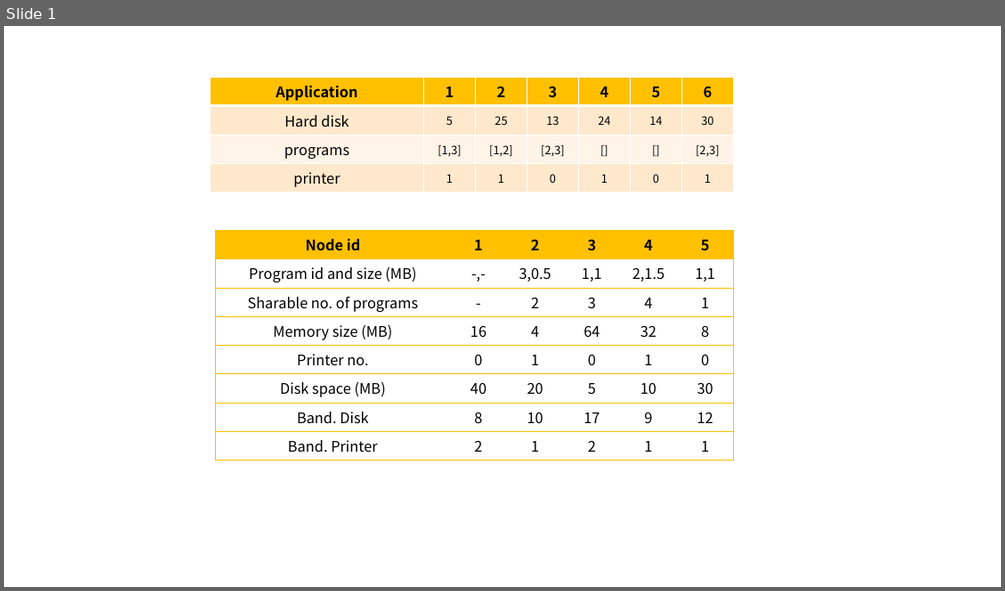
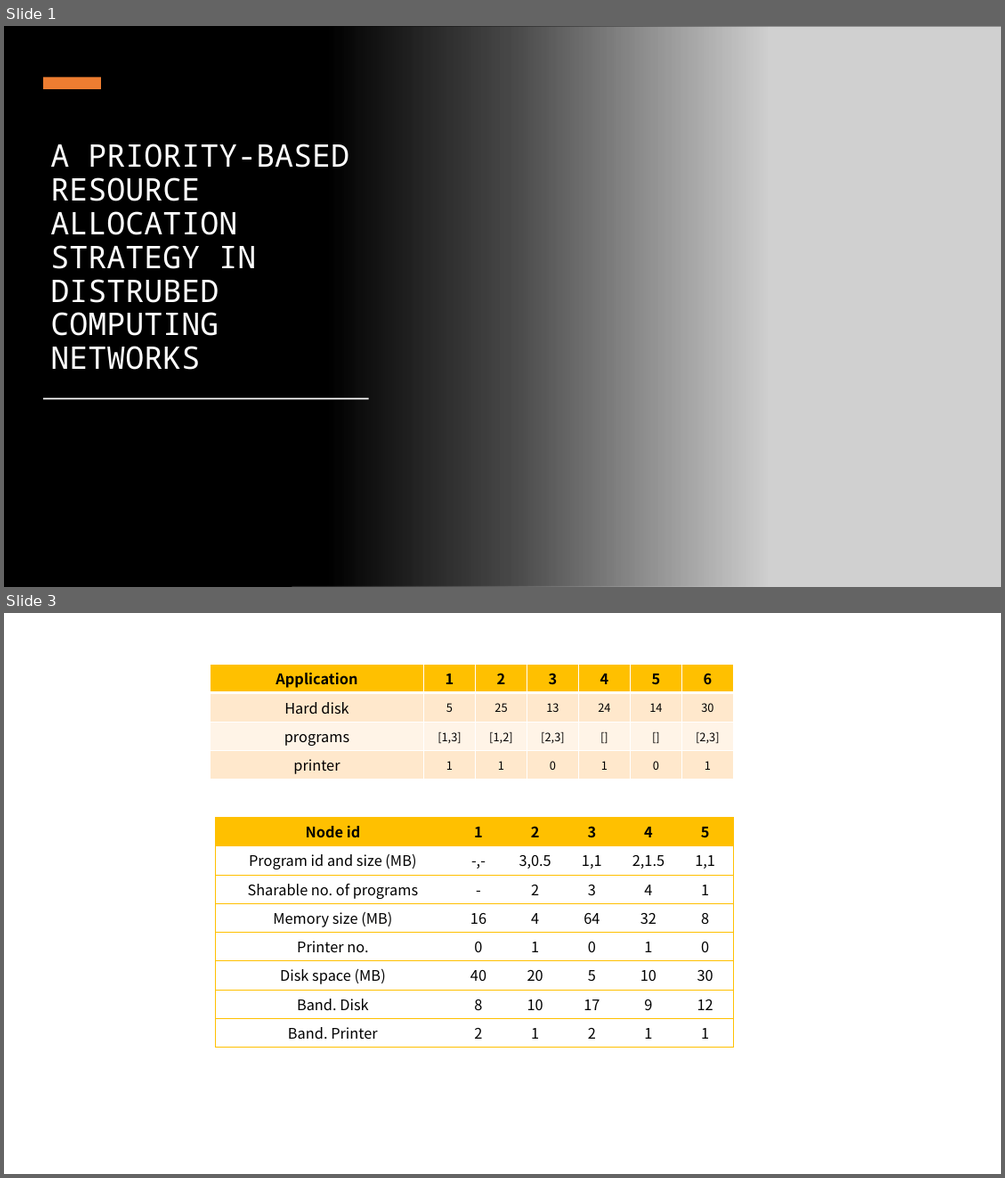
Before and after one commit to revhea2/priority-based-resource-allocation, a slide deck: final_presentation.pptx. Shown one above the other, each under a label of ours: slide 1 before the commit, slides 1 and 3 after it; the slides between them are not shown. The pictures are 1005x591 and 1005x1178 pixels, drawn with LibreOffice and Linux fonts; fonts in the diff are those of the drawing; grey boxes stand for pictures. Boxes give left, top, right and bottom in pixels: in the first picture for what was removed or moved away, otherwise in the second. Text is boxed around its words. In the diff, an @@ line names an element or a change of style, - is before the commit and + after.

```diff
--- a/final_presentation.pptx
+++ b/final_presentation.pptx
@@ slide 1 added at [4, 26, 1001, 587], background #000000 @@
@@ rectangle added at [4, 26, 768, 587], fill gradient #000000 @@
@@ picture added at [291, 26, 1001, 587] @@
@@ rectangle added at [43, 78, 101, 89], fill #ED7D31 @@
@@ title added at [50, 143, 349, 370], 30 pt, text #FFFFFF @@
+A PRIORITY-BASED RESOURCE ALLOCATION STRATEGY IN DISTRUBED COMPUTING NETWORKS
@@ rectangle added at [44, 398, 369, 399], fill #FFFFFF @@
@@ what was slide 1 is now slide 3 @@
```
Also in this commit, not shown: 10 slides changed, 1 other slide added, 4 other files.
